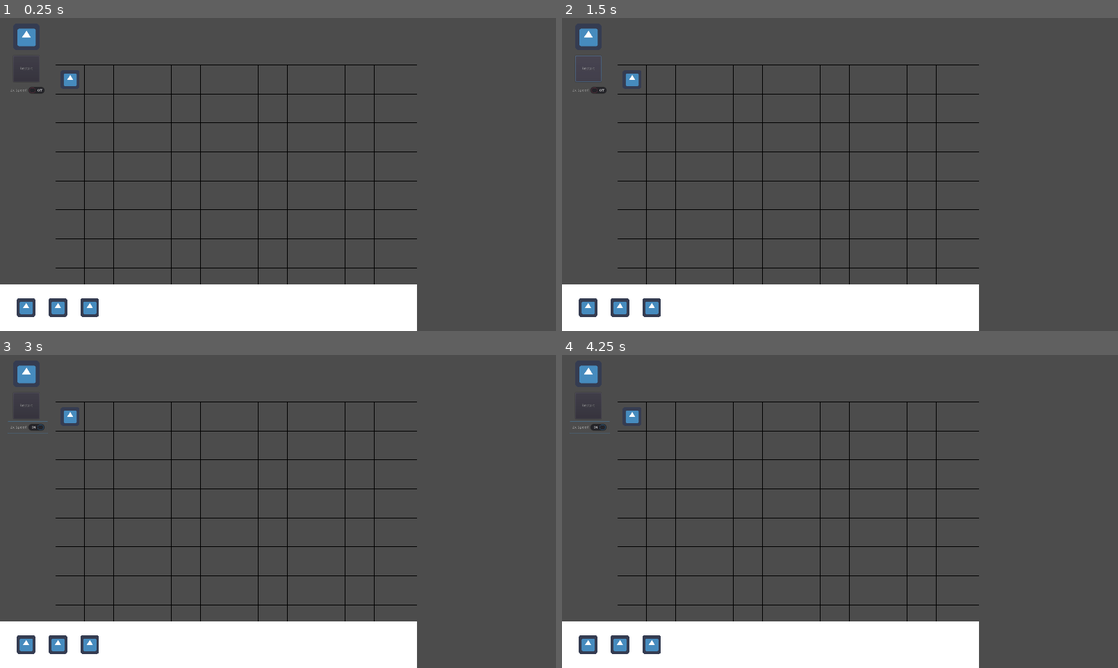
Above: before the commit, frames 1-4 (two rows, left to right).
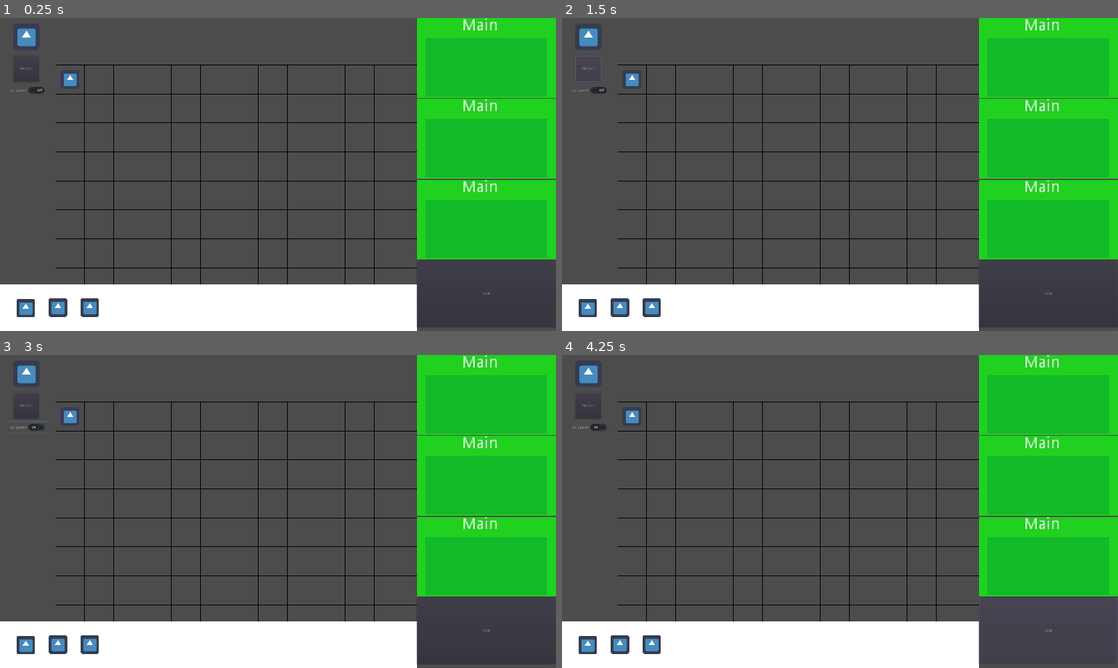
Above: after the commit, the same moments.

Repository: The-Koopalings/Flee_The_Factory
Game: Godot game, scene res://Scenes/Level_Components/LevelTemplate.tscn
Same seed, same stepped clock (60 frames per second), same inputs: the game is played once before the commit and once after it. The engine's default icon, where the game draws it, is replaced by a stand-in: a white triangle on a blue panel in a dark square.
Inputs (mouse positions are in pixels of both pictures, inside the frame that each line leads up to):
- Up to frame 1 (0.25 s): no input
- Up to frame 2 (1.5 s): click "Restart" at 0.5 s; click "Restart" at 1.25 s
- Up to frame 3 (3 s): click "Restart" at 2 s; click "2x Speed" at 2.75 s
- Up to frame 4 (4.25 s): click (1051, 630) at 3.5 s, where only the run after the commit has a clickable "RUN"

The runs differ from the first frame. In frame 1, 19% of the frame differs, in the area x 3-100%, y 0-99%; in frame 2, 19%; in frame 3, 19%; in frame 4, 19%, in the area x 1-100%, y 0-99%.

Commit message:
Can drag/drop blocks into IDE and add nodes as children (no visual yet)

Diff:
--- a/Scenes/Level_Components/Code_Blocks/CallFunction.tscn
+++ b/Scenes/Level_Components/Code_Blocks/CallFunction.tscn
@@ -3,7 +3,6 @@
 [ext_resource path="res://Scripts/Level_Components/Code_Blocks/Call_Function.gd" type="Script" id=1]
 [ext_resource path="res://icon.png" type="Texture" id=2]
 [ext_resource path="res://Scenes/Level_Components/Code_Blocks/CodeBlock.tscn" type="PackedScene" id=3]
-
 
 [sub_resource type="RectangleShape2D" id=1]
 extents = Vector2( 29.5, 28.5 )
--- a/Scenes/Level_Components/FunctionBlock.tscn
+++ b/Scenes/Level_Components/FunctionBlock.tscn
@@ -44,3 +44,5 @@
 
 [connection signal="area_entered" from="FunctionBlockArea" to="FunctionBlockArea/FunctionContainer" method="_on_FunctionBlockArea_area_entered"]
 [connection signal="area_exited" from="FunctionBlockArea" to="FunctionBlockArea/FunctionContainer" method="_on_FunctionBlockArea_area_exited"]
+[connection signal="input_event" from="FunctionBlockArea" to="FunctionBlockArea/FunctionContainer" method="_on_FunctionBlockArea_input_event"]
+[connection signal="gui_input" from="FunctionBlockArea/FunctionContainer" to="FunctionBlockArea/FunctionContainer" method="_on_FunctionContainer_gui_input"]
--- a/Scenes/Level_Components/LevelTemplate.tscn
+++ b/Scenes/Level_Components/LevelTemplate.tscn
@@ -15,7 +15,7 @@
 [node name="CodeBlockBar" parent="." instance=ExtResource( 5 )]
 
 [node name="Forward" parent="CodeBlockBar" instance=ExtResource( 4 )]
-position = Vector2( 90, 81 )
+position = Vector2( 89, 83 )
 
 [node name="RotateLeft" parent="CodeBlockBar" instance=ExtResource( 1 )]
 position = Vector2( 200, 81 )
@@ -24,3 +24,7 @@
 position = Vector2( 310, 81 )
 
 [node name="Control" parent="." instance=ExtResource( 7 )]
+
+[node name="IDE" parent="." instance=ExtResource( 8 )]
+margin_left = 1440.0
+margin_right = 1920.0
--- a/Scripts/Level_Components/Code_Blocks/Code_Block_Template.gd
+++ b/Scripts/Level_Components/Code_Blocks/Code_Block_Template.gd
@@ -4,7 +4,7 @@
 var parent
 var startPos
 
-signal drag;
+signal drag(area);
 
 func _ready():
 	connect("drag",self,"set_dragging") #connects drag signal to function set_dragging
@@ -22,13 +22,13 @@
 
 
 
-func set_dragging():
+func set_dragging(area):
 	dragging=!dragging
 
 
 func _on_Area2D_input_event(viewport, event, shape_idx):
 	if event is InputEventMouseButton:
 		if event.button_index == BUTTON_LEFT and event.pressed:
-			emit_signal("drag") #set dragging to true, mouse button pressed
+			emit_signal("drag", self) #set dragging to true, mouse button pressed
 		elif event.button_index == BUTTON_LEFT and !event.pressed:
-			emit_signal("drag") #set dragging to false, mouse button released
+			emit_signal("drag", self) #set dragging to false, mouse button released
--- a/Scripts/Level_Components/FunctionContainer.gd
+++ b/Scripts/Level_Components/FunctionContainer.gd
@@ -4,7 +4,13 @@
 # Declare member variables here. Examples:
 # var a = 2
 # var b = "text"
-var inFocus = false
+var CodeBlock = null
+var PathToCodeBlocks = "res://Scenes/Level_Components/Code_Blocks/"
+var Forward = load(PathToCodeBlocks + "Forward.tscn")
+var RotateLeft = load(PathToCodeBlocks + "RotateLeft.tscn")
+var RotateRight = load(PathToCodeBlocks + "RotateRight.tscn")
+
+
 
 # Called when the node enters the scene tree for the first time.
 func _ready():
@@ -18,13 +24,24 @@
 
 
 func _on_FunctionBlockArea_area_entered(area):
-	inFocus = true
-	print("HIT")
+	if CodeBlock == null:
+		CodeBlock = area
+	print("HIT " + area.name + " in " + name)
 
 func _on_FunctionBlockArea_area_exited(area):
-	inFocus = false
-	print("BYE")
+	CodeBlock = null
 
-func _on_Code_Block_drag(area):
-	if inFocus:
-		print("HELLO " + area.name)
+
+func _on_FunctionBlockArea_input_event(viewport, event, shape_idx):
+	if event is InputEventMouseButton and (event.button_index == BUTTON_LEFT and !event.pressed):
+		var child = null
+		match CodeBlock.name:
+			"Forward":
+				child = Forward.instance()
+			"RotateLeft":
+				child = RotateLeft.instance()
+			"RotateRight":
+				child = RotateRight.instance()
+
+		add_child(child)
+		print("DROPPED " + CodeBlock.name + " in " + name)
Not shown: 1 places in Scenes/Level_Components/LevelTemplate.tscn that only renumber resources
